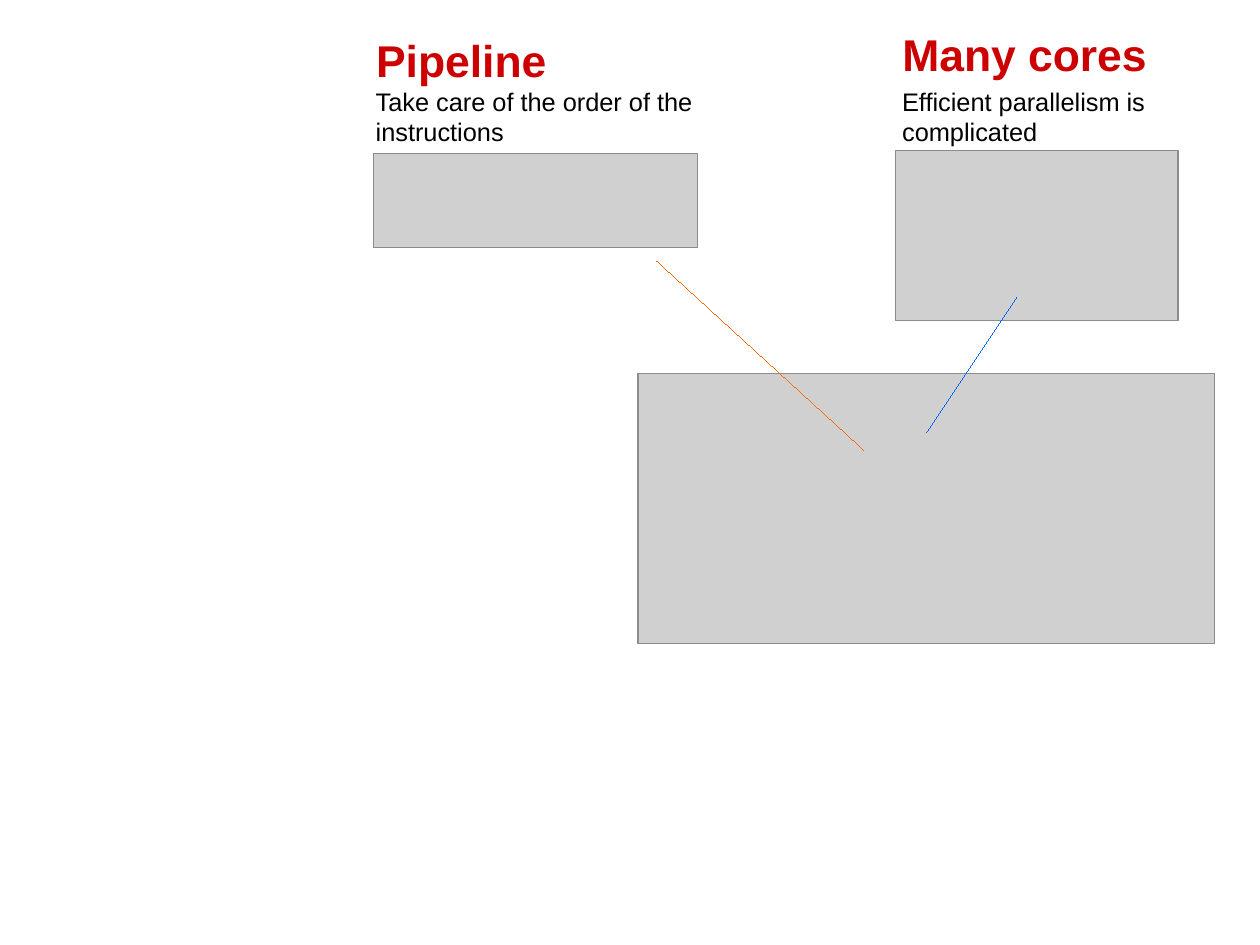
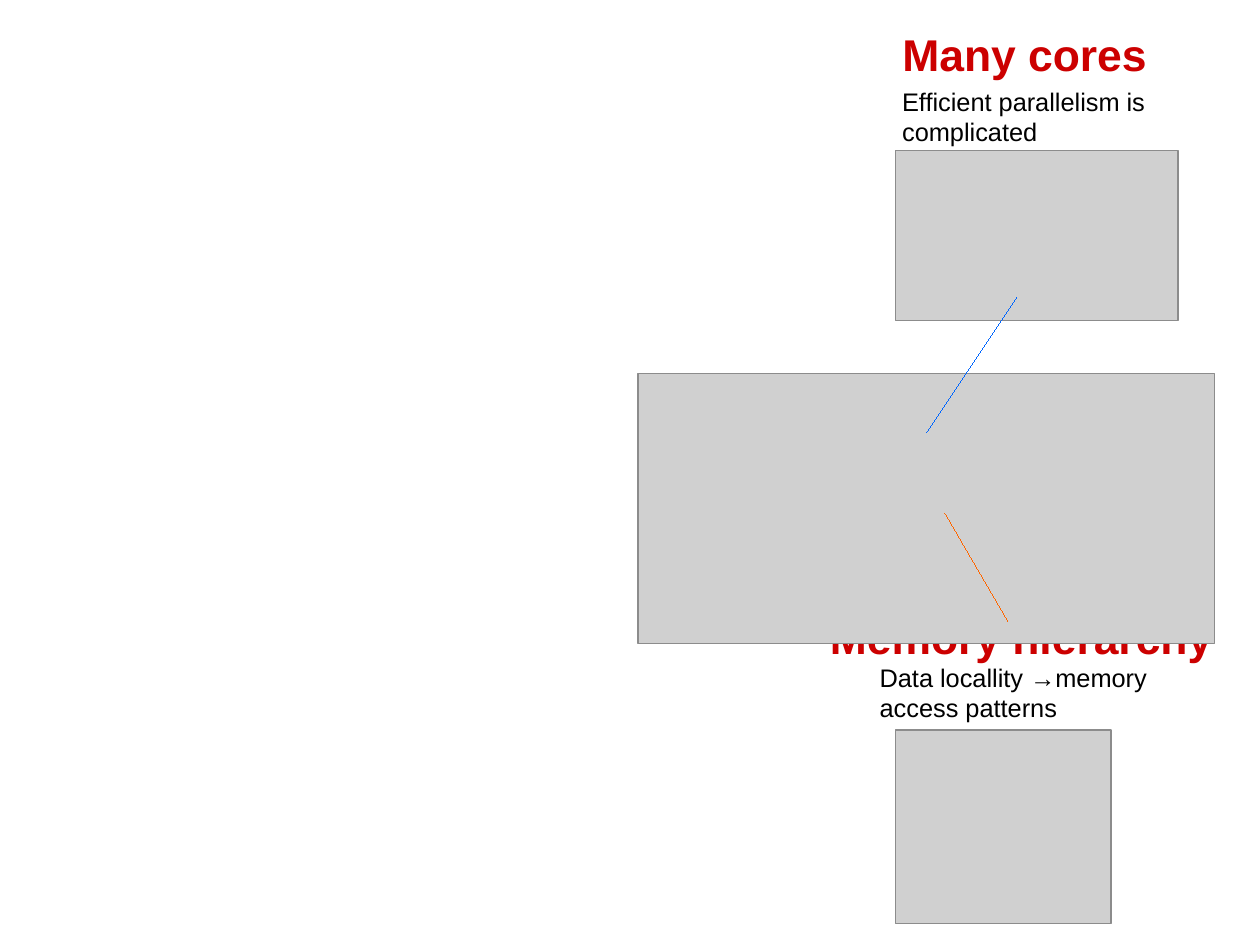
Before and after one commit to swhatelse/M2_internship, a slide deck: slide 1 of org/Presentations/defense/model/HPC_v2_1.odp. Drawn at 1260x945 pixels with LibreOffice and Linux fonts; fonts in the diff are those of the drawing; grey boxes stand for pictures. Boxes give left, top, right and bottom in pixels: in the first picture for what was removed or moved away, otherwise in the second. Text is boxed around its words. In the diff, an @@ line names an element or a change of style, - is before the commit and + after.

```diff
--- a/org/Presentations/defense/model/HPC_v2_1.odp
+++ b/org/Presentations/defense/model/HPC_v2_1.odp
@@ text removed at box(376, 44, 546, 87) @@
-Pipeline
@@ text removed at box(376, 92, 692, 142) @@
-Take care of the order of the instructions
@@ line removed from (657, 261) to (864, 450) @@
@@ line added from (1008, 621) to (946, 513), #FF6600 0 pt @@
@@ text added at box(830, 643, 1212, 663), 28 pt, text #CC0000, bold @@
+Memory hierarchy
@@ text added at box(880, 668, 1147, 723), 16 pt, text #000000 @@
+Data locallity →memory access patterns
@@ picture: place and size @@
-picture at box(374, 154, 697, 248)
+picture at box(896, 731, 1113, 925)
```
Also in this commit, not shown: 10 other files.
